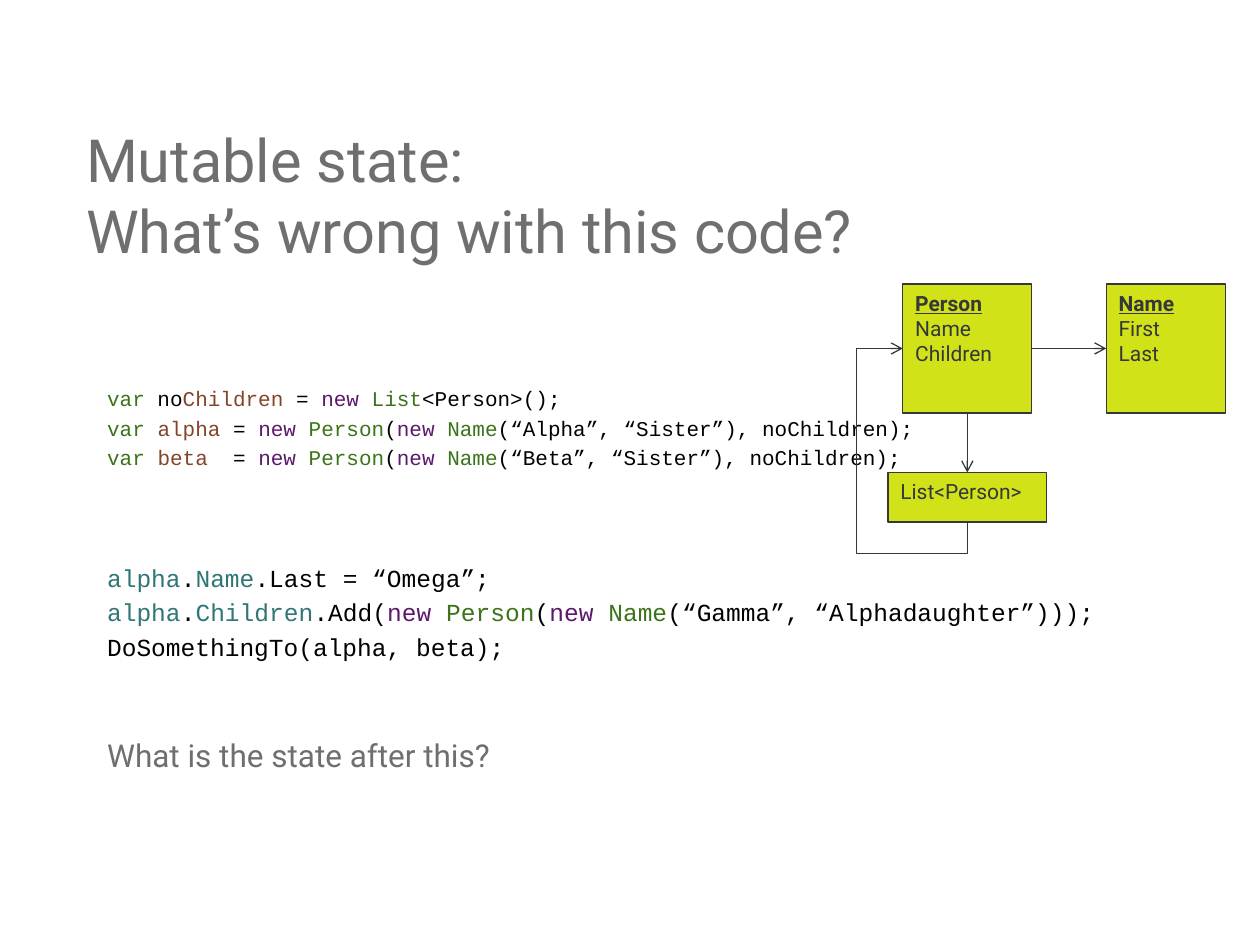
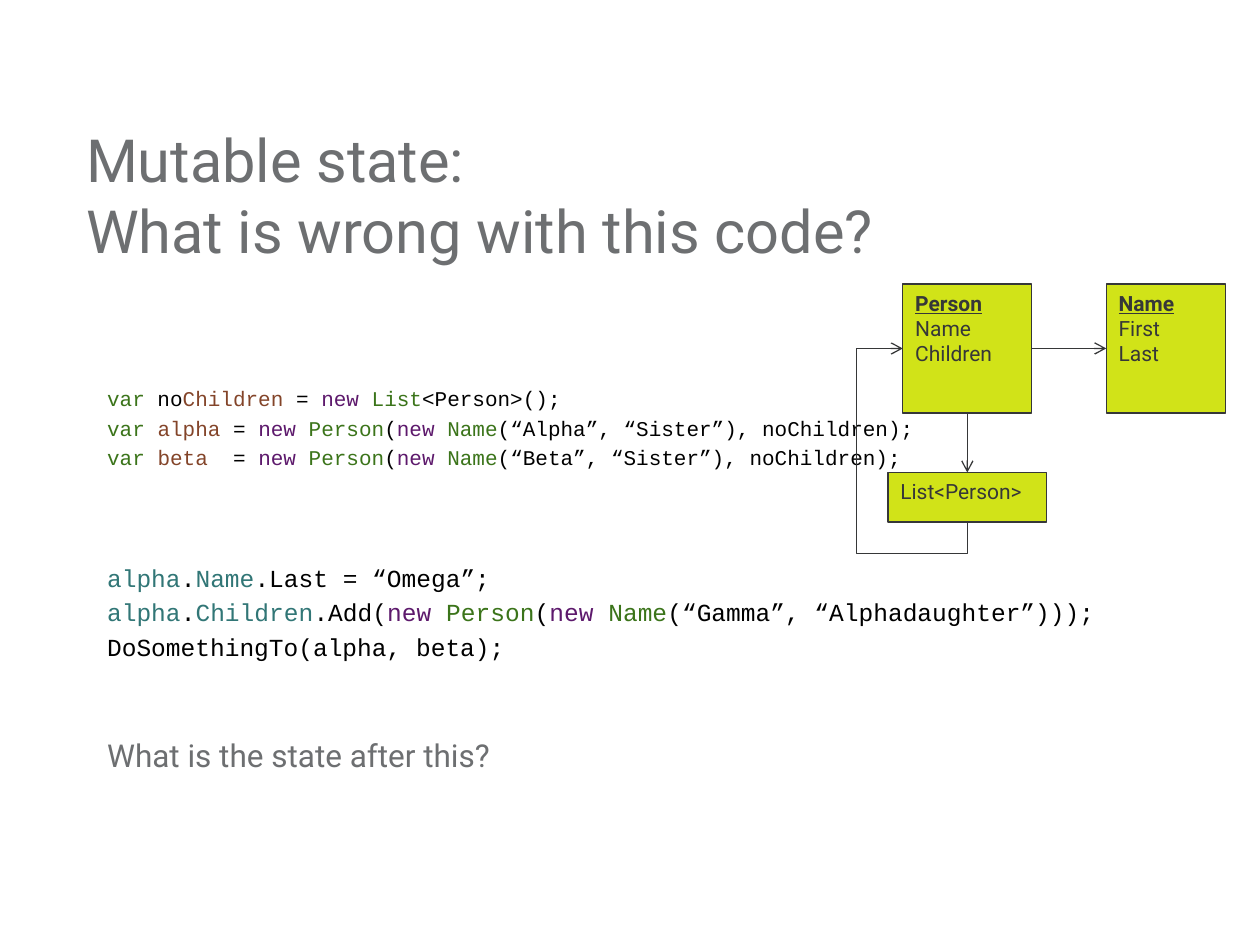
Before and after one commit to mjul/top-10-clojure-oredev-2011, a slide deck: slide 6 of Top Things to Learn From Clojure.pptx. Drawn at 1260x945 pixels with LibreOffice and Linux fonts; fonts in the diff are those of the drawing; background and template pictures are left out. Boxes give left, top, right and bottom in pixels: in the first picture for what was removed or moved away, otherwise in the second. Text is boxed around its words. In the diff, an @@ line names an element or a change of style, - is before the commit and + after.

```diff
--- a/Top Things to Learn From Clojure.pptx
+++ b/Top Things to Learn From Clojure.pptx
@@ title at <box>86,137,873,266</box>: text changed @@
-Mutable state:
-What’s wrong with this code?
+Mutable state:
+What is wrong with this code?
```
Also in this commit, not shown: 8 other slides changed, 2 slides added, 6 slides removed, 4 other files.
